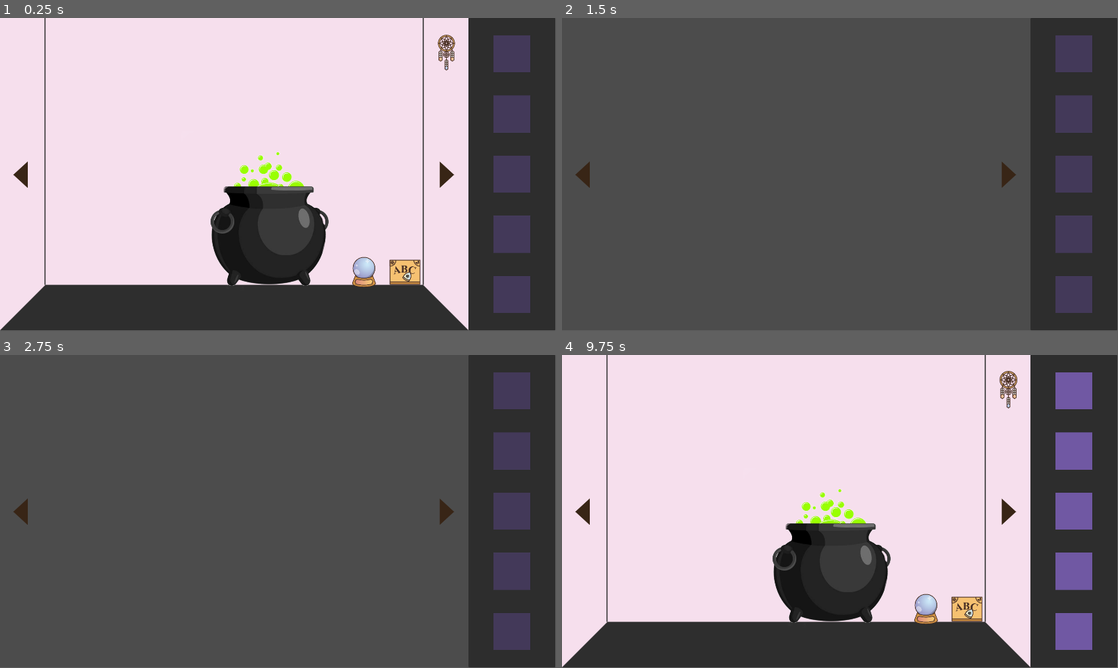
Above: before the commit, frames 1-4 (two rows, left to right).
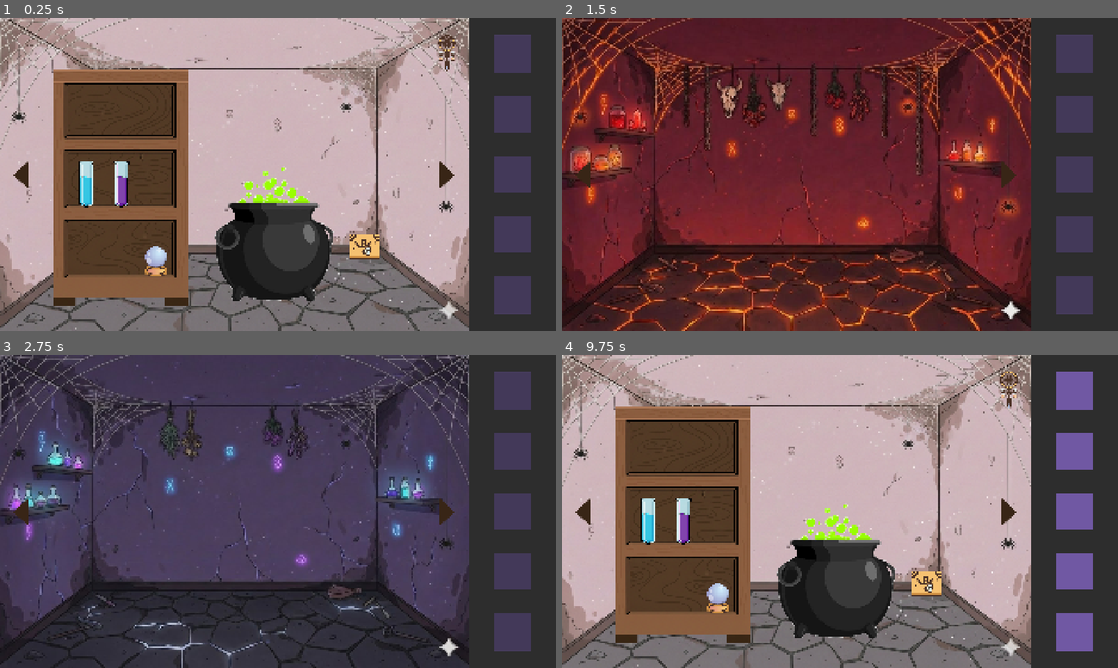
Above: after the commit, the same moments.

Repository: NataZBluszczu/UX-Research-Game
Game: Godot game, scene res://scenes/Main.tscn
The game is run twice, just before and just after one commit, with the same random seed, the same clock (stepped at 60 frames per second) and the same inputs.
Inputs (mouse positions are in pixels of both pictures, inside the frame that each line leads up to):
- Up to frame 1 (0.25 s): no input
- Up to frame 2 (1.5 s): click (1006, 174) at 0.5 s; click (1006, 174) at 1.25 s
- Up to frame 3 (2.75 s): click (22, 511) at 2 s
- Up to frame 4 (9.75 s): click (584, 511) at 2.75 s; click (1006, 511) at 3.5 s; click (584, 511) at 4.25 s; tap Enter at 5, 6.5, 8 s; drag from (828, 570) to (1006, 389) at 5.02 s; tap Space at 5.75, 7.25, 8.75 s; drag from (728, 527) to (812, 574) at 5.77 s; move the mouse to (895, 442) at 6.52 s; hold 2 (2) 6.53-7.25 s; click (895, 442) at 6.8 s; drag from (828, 570) to (923, 608) at 7.27 s; move the mouse to (1006, 558) at 8.02 s; press the mouse at (1006, 558) at 8.03 s; tap Q at 8.1 s; release the mouse at (1006, 558) at 8.75 s; drag from (673, 464) to (756, 433) at 8.77 s; move the mouse to (1006, 389) at 9.52 s; press the mouse at (1006, 389) at 9.53 s
In our replay, the window is 799x449 before the commit and 800x450 after it. These sizes can differ from the game's own. Grey fills any space a smaller window leaves; there, only what the larger window draws over its background counts as a difference.

The runs differ from the first frame. In frame 1, 79% of the frame differs, in the area x 0-96%, y 0-100%; in frame 2, 84%; in frame 3, 37%; in frame 4, 79%.

Commit message:
fiolki, resolution

Diff:
--- a/project.godot
+++ b/project.godot
@@ -25,8 +25,8 @@
 
 window/size/viewport_width=1920
 window/size/viewport_height=1080
-window/size/mode=3
 window/size/initial_position_type=0
+window/stretch/mode="canvas_items"
 
 [global_group]
 
--- a/scenes/Room1.tscn
+++ b/scenes/Room1.tscn
@@ -1,15 +1,24 @@
-[gd_scene load_steps=10 format=3 uid="uid://d2dq226a7wlrv"]
+[gd_scene load_steps=16 format=3 uid="uid://d2dq226a7wlrv"]
 
 [ext_resource type="Script" uid="uid://b045otqpdajkm" path="res://scripts/room_1.gd" id="1_i1w2g"]
 [ext_resource type="Texture2D" uid="uid://ctsq7ta00a7gx" path="res://sprites/room1/room1-background.png" id="1_um1ds"]
 [ext_resource type="PackedScene" uid="uid://bb2f4q4tntslk" path="res://prefabs/Board.tscn" id="3_7sa2y"]
 [ext_resource type="PackedScene" uid="uid://cdh16qlqmnd8d" path="res://prefabs/Dreamcatcher.tscn" id="3_bj4ne"]
+[ext_resource type="Texture2D" uid="uid://p1b1agjk5t0c" path="res://sprites/room1/Gemini_Generated_Image_pqmr3rpqmr3rpqmr.png" id="3_yceeu"]
 [ext_resource type="PackedScene" uid="uid://lgq4638iyeja" path="res://prefabs/Ball.tscn" id="4_xhlaj"]
 [ext_resource type="Texture2D" uid="uid://dxf3a1ow8yis5" path="res://sprites/kocioł.png" id="5_xhlaj"]
 [ext_resource type="Script" uid="uid://djhqqcuyw2w4w" path="res://scripts/cauldron.gd" id="6_hwyyj"]
 [ext_resource type="PackedScene" uid="uid://e8yhmohow3px" path="res://prefabs/Amulet.tscn" id="7_bc387"]
+[ext_resource type="Texture2D" uid="uid://hq0bsmlo7ijr" path="res://sprites/room1/bookshelf.png" id="9_i1w2g"]
+[ext_resource type="Texture2D" uid="uid://cl0rw2ipsqc7v" path="res://sprites/room1/blue.png" id="10_bju5w"]
+[ext_resource type="Script" uid="uid://dfvrf3xd00ofe" path="res://scripts/vial.gd" id="10_tx616"]
+[ext_resource type="Texture2D" uid="uid://bpvfy7ymjgghd" path="res://sprites/room1/violet.png" id="11_t64ac"]
 
 [sub_resource type="CircleShape2D" id="CircleShape2D_bj4ne"]
+
+[sub_resource type="CapsuleShape2D" id="CapsuleShape2D_t64ac"]
+radius = 5.405403
+height = 37.132797
 
 [node name="Room1" type="Node2D"]
 script = ExtResource("1_i1w2g")
@@ -18,7 +27,18 @@
 position = Vector2(810, 540)
 texture = ExtResource("1_um1ds")
 
+[node name="Sprite2D2" type="Sprite2D" parent="."]
+position = Vector2(810.00006, 540)
+scale = Vector2(1.2816455, 1.2735848)
+texture = ExtResource("3_yceeu")
+
+[node name="Bookshelf" type="Sprite2D" parent="."]
+position = Vector2(414.74997, 586.31244)
+scale = Vector2(0.60611975, 0.60611975)
+texture = ExtResource("9_i1w2g")
+
 [node name="Cauldron" type="Node2D" parent="."]
+position = Vector2(16, 53)
 script = ExtResource("6_hwyyj")
 
 [node name="CauldronSprite" type="Sprite2D" parent="Cauldron"]
@@ -43,13 +63,51 @@
 position = Vector2(1543, 116)
 
 [node name="Ball" parent="." instance=ExtResource("4_xhlaj")]
-position = Vector2(1258, 879)
+position = Vector2(538, 839)
 
 [node name="Amulet" parent="." instance=ExtResource("7_bc387")]
-position = Vector2(928, 465)
+position = Vector2(952, 473)
 
 [node name="Board" parent="." instance=ExtResource("3_7sa2y")]
-position = Vector2(1401, 879)
+position = Vector2(1260, 789)
+
+[node name="Purple" type="Node2D" parent="."]
+position = Vector2(420.75, 572.3124)
+script = ExtResource("10_tx616")
+
+[node name="Blue" type="Sprite2D" parent="Purple"]
+scale = Vector2(0.145, 0.145)
+texture = ExtResource("11_t64ac")
+
+[node name="Area2D" type="Area2D" parent="Purple"]
+
+[node name="CollisionShape2D" type="CollisionShape2D" parent="Purple/Area2D"]
+position = Vector2(1.7881393e-07, 4.172325e-07)
+scale = Vector2(4.255, 4.255)
+shape = SubResource("CapsuleShape2D_t64ac")
+
+[node name="Blue" type="Node2D" parent="."]
+position = Vector2(297.75, 572.3124)
+script = ExtResource("10_tx616")
+
+[node name="Blue" type="Sprite2D" parent="Blue"]
+scale = Vector2(0.145, 0.145)
+texture = ExtResource("10_bju5w")
+
+[node name="Area2D" type="Area2D" parent="Blue"]
+
+[node name="CollisionShape2D" type="CollisionShape2D" parent="Blue/Area2D"]
+position = Vector2(1.7881393e-07, 4.172325e-07)
+scale = Vector2(4.255, 4.255)
+shape = SubResource("CapsuleShape2D_t64ac")
 
 [connection signal="input_event" from="Cauldron/CauldronBody" to="Cauldron" method="_on_cauldron_input_event"]
 [connection signal="input_event" from="Cauldron/Area2D" to="Cauldron" method="_on_area_2d_input_event"]
+[connection signal="body_entered" from="Purple/Area2D" to="Purple" method="_on_area_2d_body_entered"]
+[connection signal="body_exited" from="Purple/Area2D" to="Purple" method="_on_area_2d_body_exited"]
+[connection signal="mouse_entered" from="Purple/Area2D" to="Purple" method="_on_area_2d_mouse_entered"]
+[connection signal="mouse_exited" from="Purple/Area2D" to="Purple" method="_on_area_2d_mouse_exited"]
+[connection signal="body_entered" from="Blue/Area2D" to="Blue" method="_on_area_2d_body_entered"]
+[connection signal="body_exited" from="Blue/Area2D" to="Blue" method="_on_area_2d_body_exited"]
+[connection signal="mouse_entered" from="Blue/Area2D" to="Blue" method="_on_area_2d_mouse_entered"]
+[connection signal="mouse_exited" from="Blue/Area2D" to="Blue" method="_on_area_2d_mouse_exited"]
--- a/scenes/Room2.tscn
+++ b/scenes/Room2.tscn
@@ -1,3 +1,15 @@
-[gd_scene format=3 uid="uid://dd8a7nenn56ff"]
+[gd_scene load_steps=3 format=3 uid="uid://dd8a7nenn56ff"]
+
+[ext_resource type="Texture2D" uid="uid://ctsq7ta00a7gx" path="res://sprites/room1/room1-background.png" id="1_uq8dp"]
+[ext_resource type="Texture2D" uid="uid://c3hj8ao3bp2bm" path="res://sprites/room1/background2.jpg" id="2_oe7il"]
 
 [node name="Room2" type="Node2D"]
+
+[node name="Sprite2D" type="Sprite2D" parent="."]
+position = Vector2(810, 540)
+texture = ExtResource("1_uq8dp")
+
+[node name="Sprite2D2" type="Sprite2D" parent="."]
+position = Vector2(809.8987, 539.76184)
+scale = Vector2(1.5822289, 1.5727459)
+texture = ExtResource("2_oe7il")
--- a/scenes/Room3.tscn
+++ b/scenes/Room3.tscn
@@ -1,3 +1,15 @@
-[gd_scene format=3 uid="uid://vcu5l0fowgd3"]
+[gd_scene load_steps=3 format=3 uid="uid://vcu5l0fowgd3"]
+
+[ext_resource type="Texture2D" uid="uid://ctsq7ta00a7gx" path="res://sprites/room1/room1-background.png" id="1_gn08f"]
+[ext_resource type="Texture2D" uid="uid://cxlrvcktolho6" path="res://sprites/room1/background3.jpg" id="2_gn08f"]
 
 [node name="Room3" type="Node2D"]
+
+[node name="Sprite2D" type="Sprite2D" parent="."]
+position = Vector2(810, 540)
+texture = ExtResource("1_gn08f")
+
+[node name="Sprite2D2" type="Sprite2D" parent="."]
+position = Vector2(809.8987, 539.76184)
+scale = Vector2(1.5822289, 1.5727459)
+texture = ExtResource("2_gn08f")
--- a/scripts/cauldron.gd
+++ b/scripts/cauldron.gd
@@ -26,3 +26,7 @@
 			GameManager.selected_item = null
 			pulse_animation()
 			InventoryManager.remove_item(selected_item.name)
+		elif selected_item and GameManager.selected_vial:
+			GameManager.add_vial_to_cauldron(selected_item.name)
+			pulse_animation()
+			#ANIMACJA DLA VIAL
--- a/scripts/game_manager.gd
+++ b/scripts/game_manager.gd
@@ -1,13 +1,22 @@
 extends Node
 
 var selected_item = null
+var selected_vial = null
 var is_drag_mode = false
+
+func _ready() -> void:
+	DisplayServer.window_set_size(Vector2i(1280,720))
+	var centre_screen = DisplayServer.screen_get_position() + DisplayServer.screen_get_size()/2
+	var window_size = get_window().get_size_with_decorations()
+	get_window().set_position(centre_screen - window_size/2)
 
 func _input(event):
 	if event is InputEventKey and event.pressed:
 		if event.keycode == KEY_Q:
 			is_drag_mode = !is_drag_mode
 			print("Tryb: ", "Drag-Drop" if is_drag_mode else "Point-Click")
+		if event.is_action_pressed("2"):
+			print(added_vials)
 
 func _process(delta: float) -> void:
 	if is_drag_mode:
@@ -18,10 +27,28 @@
 var collected_items = []
 var all_items_added = false
 
+var added_vials = []
+var pattern = ["Blue","Blue","Blue","Purple","Purple"]
+
 signal spawn_amulet
+signal vial_quest_finished
 
 func add_to_cauldron(item_name: String):
 	if item_name in cauldron_items and item_name not in collected_items:
 		collected_items.append(item_name)
 		if collected_items.size() == 3:
 			spawn_amulet.emit()
+
+func add_vial_to_cauldron(color: String):
+	added_vials.append(color)
+	if ends_with_pattern(added_vials, pattern):
+		vial_quest_finished.emit()
+		print("TRAFIONY WZÓR!")
+
+func ends_with_pattern(seq: Array, pat: Array) -> bool:
+	if seq.size() < pat.size():
+		return false
+	for i in pat.size():
+		if seq[seq.size() - pat.size() + i] != pat[i]:
+			return false
+	return true
--- a/scripts/main.gd
+++ b/scripts/main.gd
@@ -10,7 +10,9 @@
 
 func _update_rooms_visibility() -> void:
 	for i in rooms.size():
-		rooms[i].visible = (i == current_index)
+		var is_current = (i == current_index)
+		rooms[i].visible = is_current
+		rooms[i].process_mode = Node.PROCESS_MODE_DISABLED if not is_current else Node.PROCESS_MODE_INHERIT
 
 func _go_left() -> void:
 	current_index -= 1
--- /dev/null
+++ b/scripts/vial.gd
@@ -0,0 +1,83 @@
+extends Node2D
+
+var color = name
+
+var draggable = false
+var clickable = false
+var is_inside_dropable = false
+var body_ref
+var offset: Vector2
+var initialPos : Vector2
+var is_selected = false
+
+var above_cauldron = false
+
+func _ready() -> void:
+	GameManager.vial_quest_finished.connect(_on_vial_quest_finished)
+
+func _process(delta):
+	if GameManager.is_drag_mode == true:
+		if draggable:
+			if Input.is_action_just_pressed("click"):
+				initialPos = global_position
+				offset = get_global_mouse_position() - global_position
+				global.is_dragging = true
+			if Input.is_action_pressed("click"):
+				global_position = get_global_mouse_position() - offset
+			elif Input.is_action_just_released("click"):
+				global.is_dragging = false
+				var tween = get_tree().create_tween()
+				if above_cauldron:
+					GameManager.add_vial_to_cauldron(name)
+					body_ref.get_parent().pulse_animation()
+				tween.tween_property(self,"global_position",initialPos,0.2).set_ease(Tween.EASE_OUT)
+	else:
+		if clickable:
+			if Input.is_action_just_pressed("click"):
+				toggle_selected()
+
+func toggle_selected():
+	if GameManager.selected_item == self:  # kliknięto na zaznaczony
+		GameManager.selected_item = null
+		GameManager.selected_vial = null
+		is_selected = false
+		scale = Vector2(1, 1)
+	else:  # zaznacz nowy
+		# odznacz poprzedni
+		if GameManager.selected_item:
+			GameManager.selected_item.is_selected = false
+			GameManager.selected_item.scale = Vector2(1, 1)
+			GameManager.selected_item.clickable = false
+
+		GameManager.selected_item = self
+		GameManager.selected_vial = self
+		is_selected = true
+		scale = Vector2(1.2, 1.2)
+		clickable = true
+
+func _on_area_2d_body_entered(body:StaticBody2D) -> void:
+	if body.is_in_group("usage"):
+		if body.name == "CauldronBody":
+			above_cauldron = true
+			body_ref = body
+
+func _on_area_2d_body_exited(body) -> void:
+	above_cauldron = false
+
+func _on_area_2d_mouse_entered() -> void:
+	if not global.is_dragging:
+		draggable = true
+		clickable = true
+		if not is_selected:
+			scale = Vector2(1.05, 1.05)
+
+func _on_area_2d_mouse_exited() -> void:
+	if not global.is_dragging and not is_selected:
+		draggable = false
+		clickable = false
+		scale = Vector2(1,1)
+	if is_selected:
+		clickable = false
+
+func _on_vial_quest_finished():
+	print("finished")
Not shown, added: scripts/vial.gd.uid
Binary file added: sprites/room1/Gemini_Generated_Image_pqmr3rpqmr3rpqmr.png
Not shown, added: sprites/room1/Gemini_Generated_Image_pqmr3rpqmr3rpqmr.png.import
Binary file added: sprites/room1/background1.jpg
Not shown, added: sprites/room1/background1.jpg.import
Binary file added: sprites/room1/background2.jpg
Not shown, added: sprites/room1/background2.jpg.import
Binary file added: sprites/room1/background3.jpg
Not shown, added: sprites/room1/background3.jpg.import
Binary file added: sprites/room1/blue.png
Not shown, added: sprites/room1/blue.png.import
Binary file added: sprites/room1/bookshelf.png
(and 5 more such lines)
